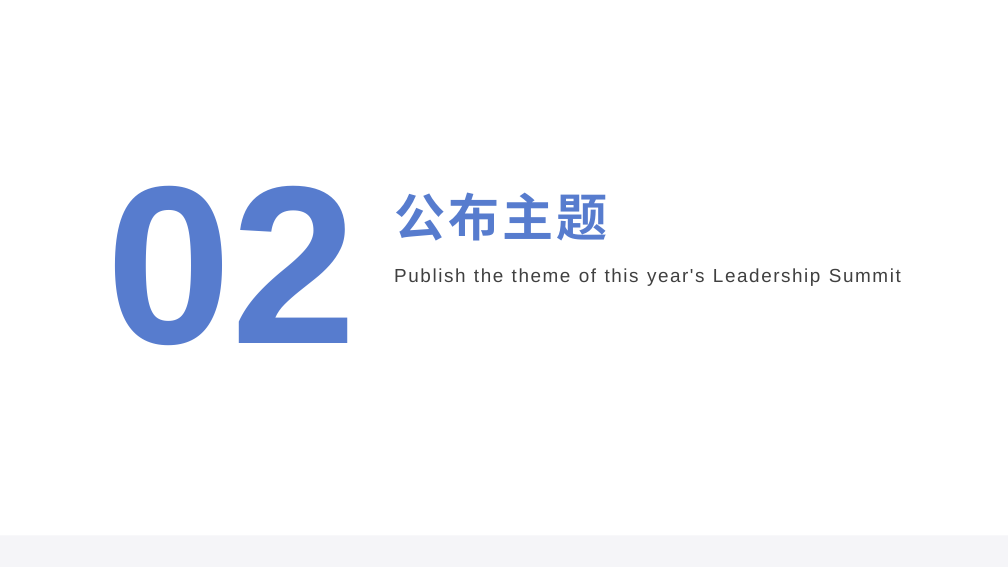
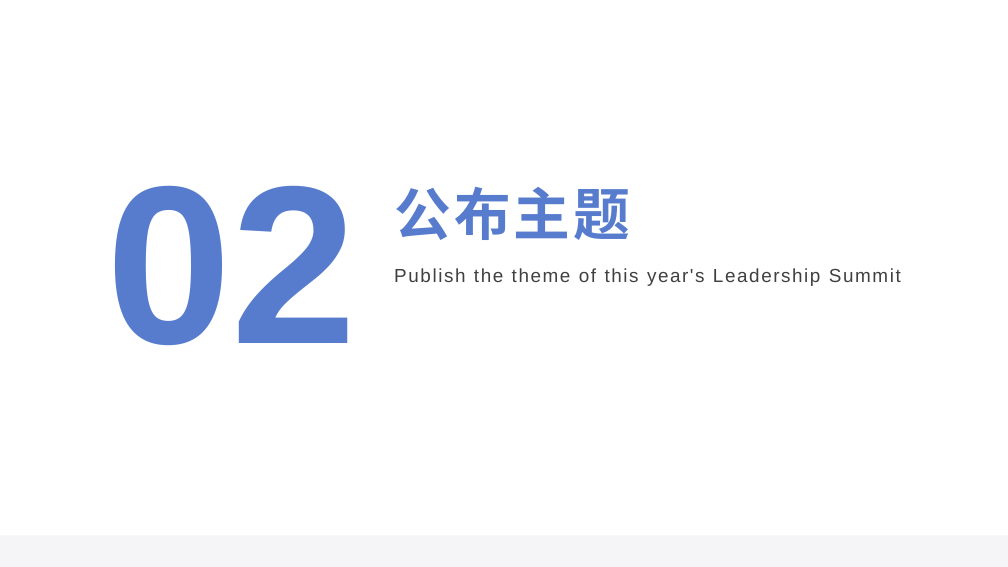
Before and after one commit to GLgele/public-temps, a slide deck: slide 3 of Leadership Summit 2021/开幕(2)(1).pptx. Drawn at 1008x567 pixels with LibreOffice and Linux fonts; fonts in the diff are those of the drawing. Boxes give left, top, right and bottom in pixels: in the first picture for what was removed or moved away, otherwise in the second. Text is boxed around its words. In the diff, an @@ line names an element or a change of style, - is before the commit and + after.

```diff
--- a/Leadership Summit 2021/开幕(2)(1).pptx
+++ b/Leadership Summit 2021/开幕(2)(1).pptx
@@ title "公布主题" at box(394, 187, 630, 240): size 48.6 to 54 pt @@
```
Also in this commit, not shown: 7 other slides changed.
